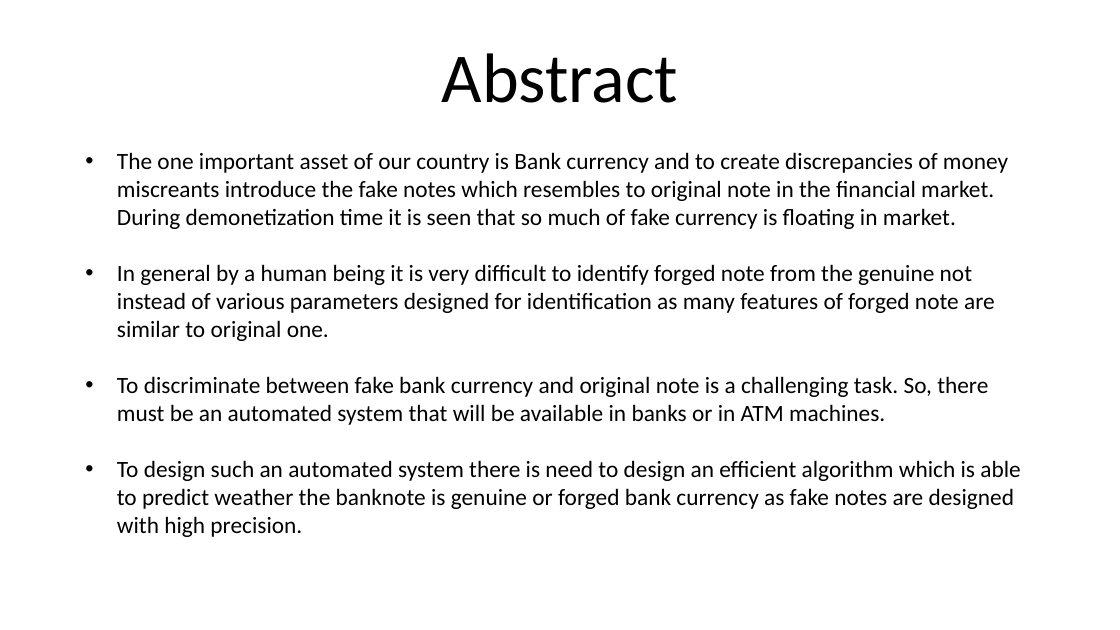
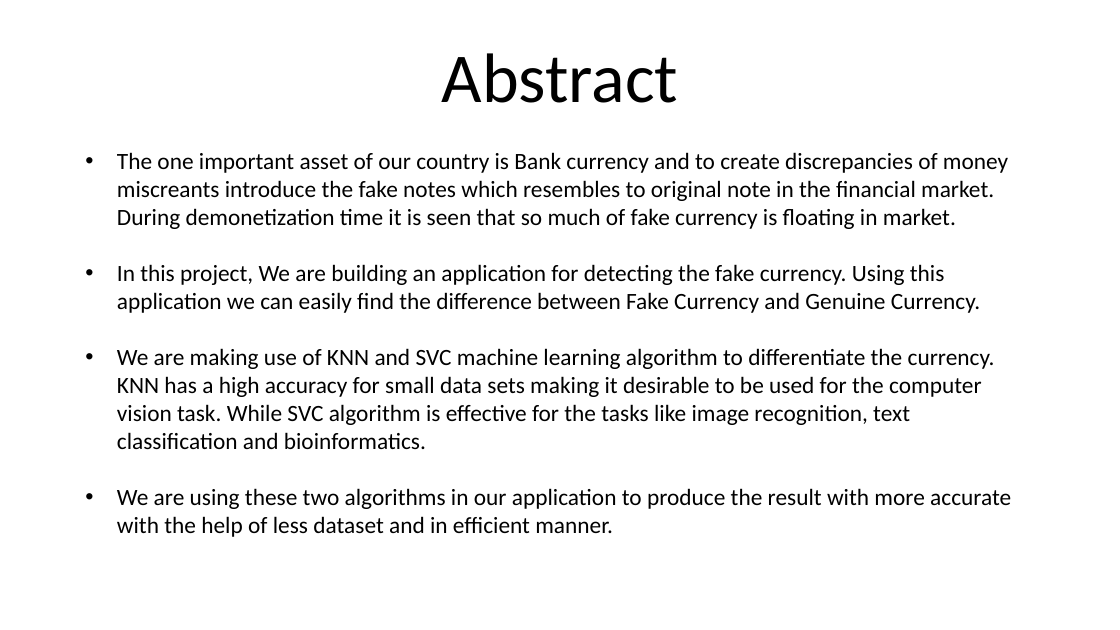
Before and after one commit to Sriram-Karthick-k/final-year-project, a slide deck: slide 3 of final/2nd review/Fake Currency Detection Using Image Processing.pptx. Drawn at 1120x630 pixels with LibreOffice and Linux fonts; fonts in the diff are those of the drawing. Boxes give left, top, right and bottom in pixels: in the first picture for what was removed or moved away, otherwise in the second. Text is boxed around its words. In the diff, an @@ line names an element or a change of style, - is before the commit and + after.

```diff
--- a/final/2nd review/Fake Currency Detection Using Image Processing.pptx
+++ b/final/2nd review/Fake Currency Detection Using Image Processing.pptx
@@ text at box(117, 264, 1011, 537): text changed @@
-• In general by a human being it is very difficult to identify forged note from the genuine not instead of various parameters designed for identification as many features of forged note are similar to original one.
-• To discriminate between fake bank currency and original note is a challenging task. So, there must be an automated system that will be available in banks or in ATM machines.
-• To design such an automated system there is need to design an efficient algorithm which is able to predict weather the banknote is genuine or forged bank currency as fake notes are designed with high precision.
+• In this project, We are building an application for detecting the fake currency. Using this application we can easily find the difference between Fake Currency and Genuine Currency.
+• We are making use of KNN and SVC machine learning algorithm to differentiate the currency. KNN has a high accuracy for small data sets making it desirable to be used for the computer vision task. While SVC algorithm is effective for the tasks like image recognition, text classification and bioinformatics.
+• We are using these two algorithms in our application to produce the result with more accurate with the help of less dataset and in efficient manner.
```
Also in this commit, not shown: 7 other slides changed, 6 slides added, 1 slide removed, 1 other file.
